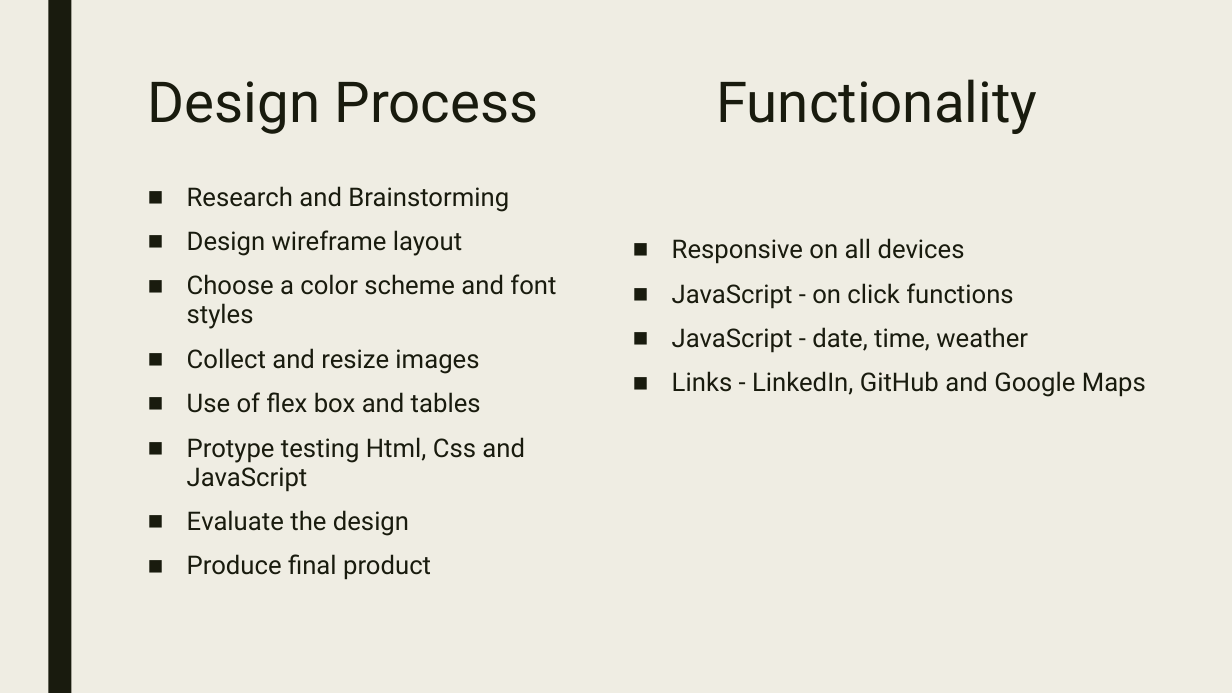
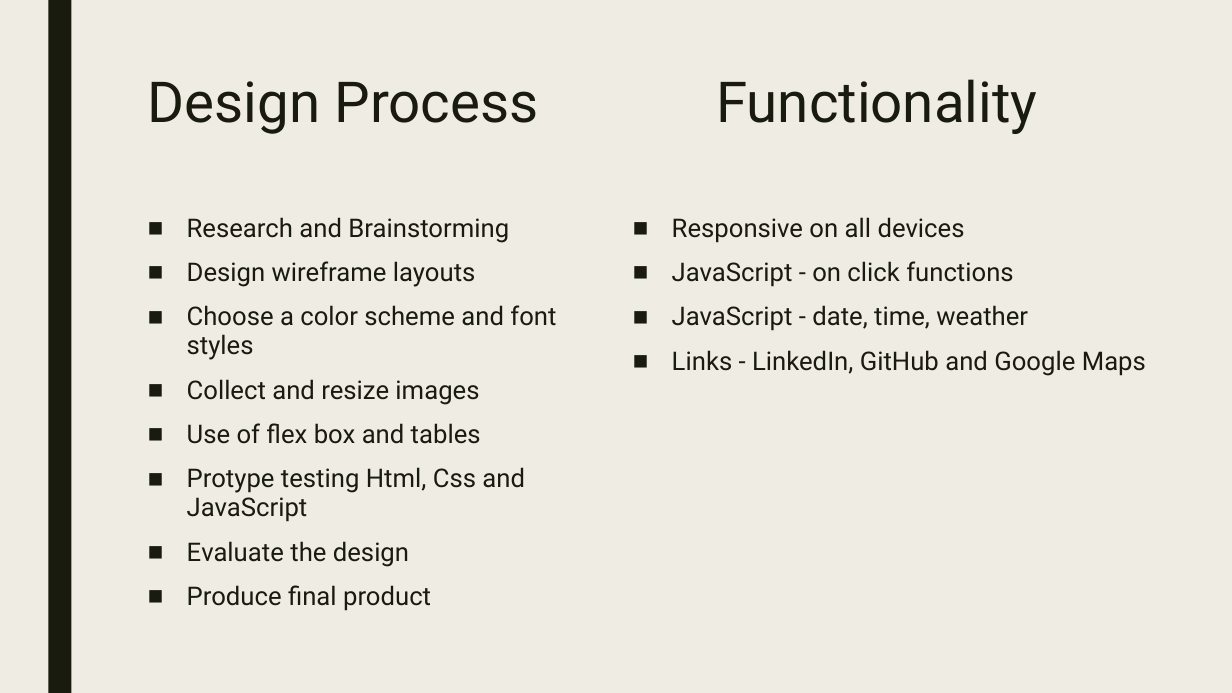
Before and after one commit to adam22gary/adam22gary.github.io, a slide deck: slide 2 of ppt/presentation.pptx. Drawn at 1232x693 pixels with LibreOffice and Linux fonts; fonts in the diff are those of the drawing. Boxes give left, top, right and bottom in pixels: in the first picture for what was removed or moved away, otherwise in the second. Text is boxed around its words. In the diff, an @@ line names an element or a change of style, - is before the commit and + after.

```diff
--- a/ppt/presentation.pptx
+++ b/ppt/presentation.pptx
@@ text "Research and Brainstorming": place and size @@
-text "Research and Brainstorming" at bbox=[187, 186, 556, 580]
+text "Research and Brainstorming" at bbox=[187, 217, 556, 611]
@@ text "Responsive on all devices": place and size @@
-text "Responsive on all devices" at bbox=[672, 238, 1146, 397]
+text "Responsive on all devices" at bbox=[672, 217, 1146, 376]
@@ text at bbox=[187, 261, 476, 287]: text changed @@
-■ Design wireframe layout
+■ Design wireframe layouts
```
Also in this commit, not shown: 2 other slides changed, 1 other file.
